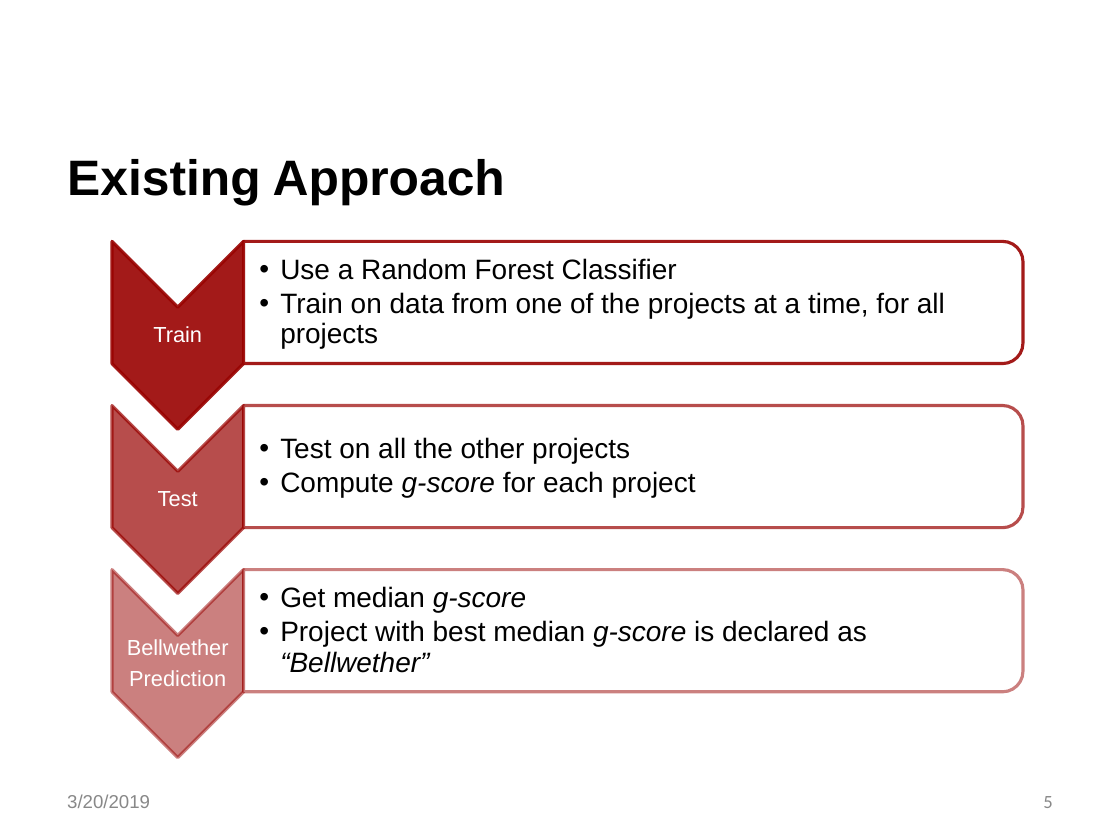
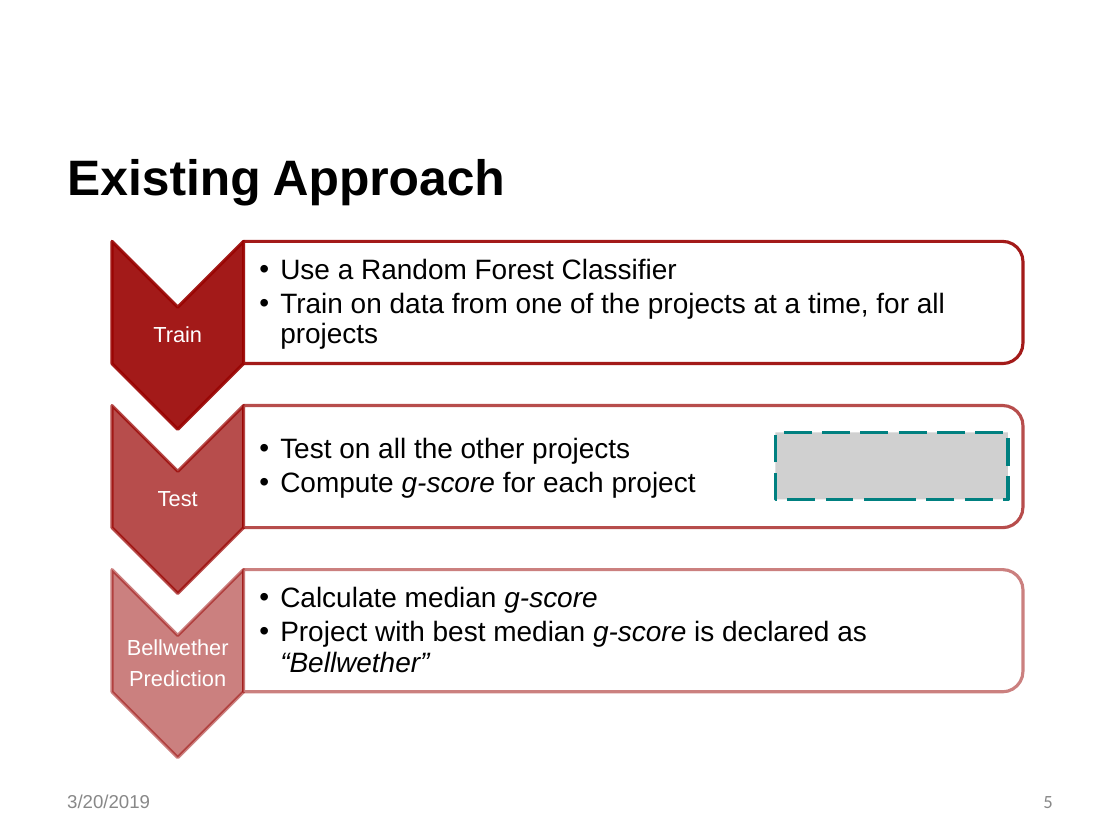
Before and after one commit to akshaynalwaya/Thesis-project-Bellwethers, a slide deck: slide 5 of Bellwethers.pptx. Drawn at 1120x840 pixels with LibreOffice and Linux fonts; fonts in the diff are those of the drawing; grey boxes stand for pictures; background and template pictures are left out. Boxes give left, top, right and bottom in pixels: in the first picture for what was removed or moved away, otherwise in the second. Text is boxed around its words. In the diff, an @@ line names an element or a change of style, - is before the commit and + after.

```diff
--- a/Bellwethers.pptx
+++ b/Bellwethers.pptx
@@ picture added at box(775, 432, 1008, 500) @@
@@ text at box(280, 586, 597, 612): text changed @@
-  • Get median g-score
+  • Calculate median g-score
```
Also in this commit, not shown: 2 other slides changed, 1 other file.
